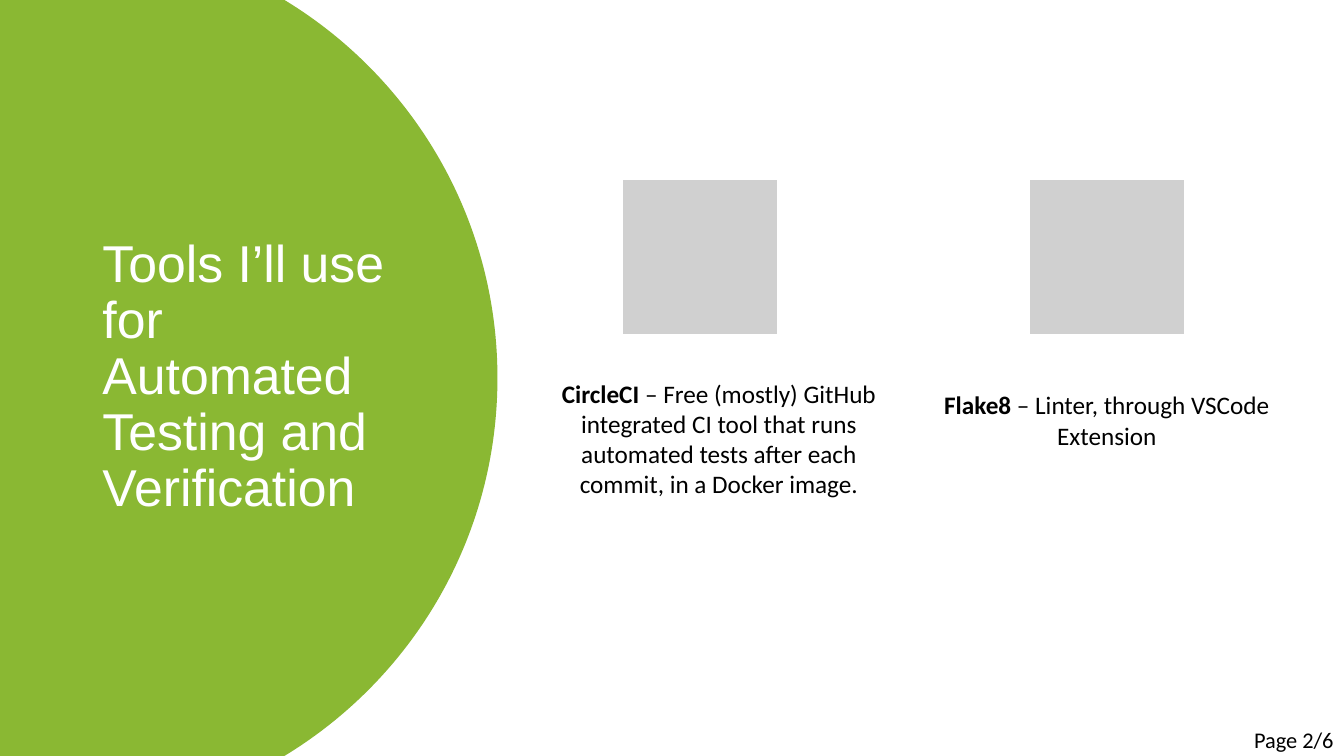
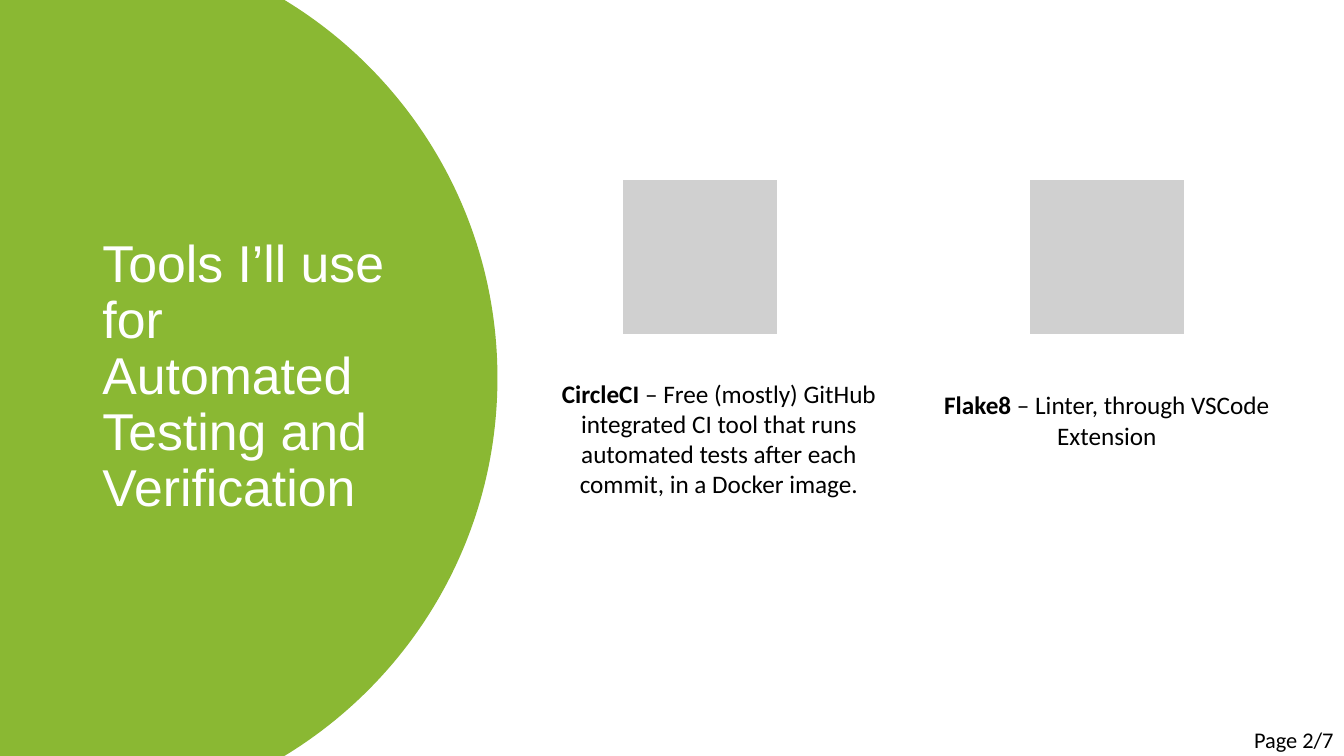
Before and after one commit to cer-hunter/OAR-CAS741, a slide deck: slide 2 of docs/Presentations/VNVPlanPresentation/VNVPlanPresentation.pptx. Drawn at 1344x756 pixels with LibreOffice and Linux fonts; fonts in the diff are those of the drawing; grey boxes stand for pictures. Boxes give left, top, right and bottom in pixels: in the first picture for what was removed or moved away, otherwise in the second. Text is boxed around its words. In the diff, an @@ line names an element or a change of style, - is before the commit and + after.

Commit message:
Updated VnV Presentation

```diff
--- a/docs/Presentations/VNVPlanPresentation/VNVPlanPresentation.pptx
+++ b/docs/Presentations/VNVPlanPresentation/VNVPlanPresentation.pptx
@@ text at (1254,732,1333,752): text changed @@
-Page 2/6
+Page 2/7
```
Also in this commit, not shown: 1 slide added.
